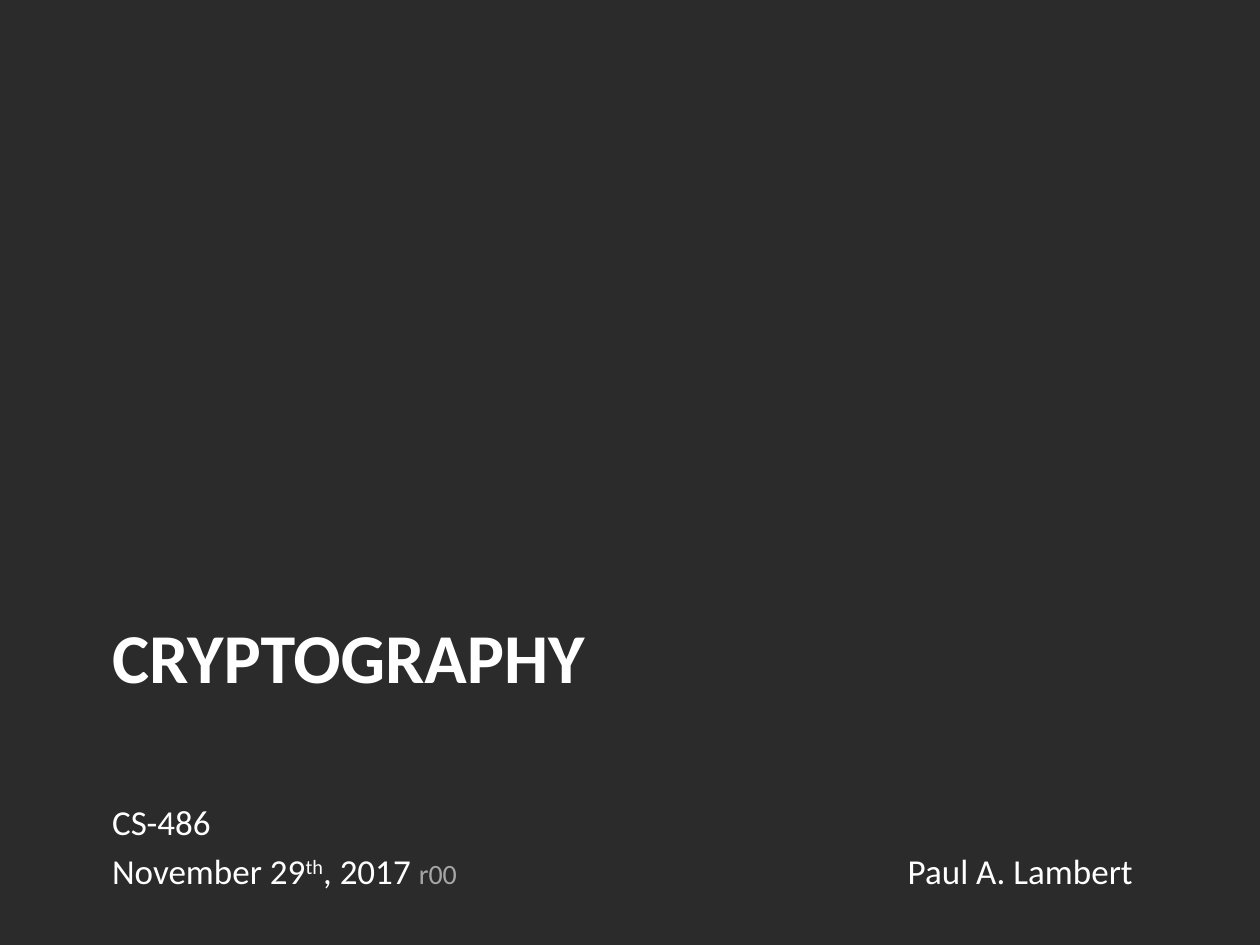
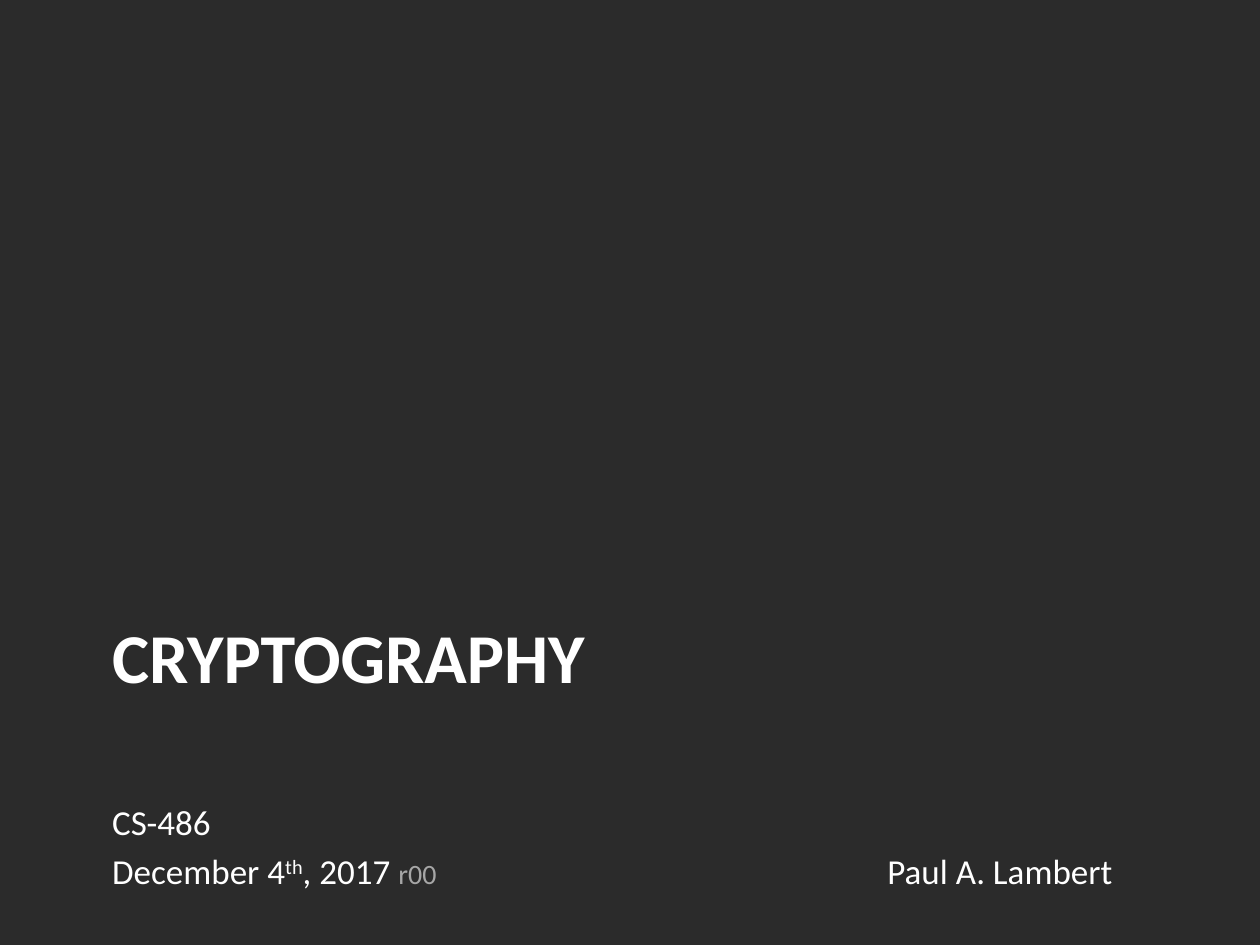
Before and after one commit to CryptoUSF/Course-Material, a slide deck: slide 1 of class presentations/CS-486 20171129 r00.pptx. Drawn at 1260x945 pixels with LibreOffice and Linux fonts; fonts in the diff are those of the drawing; background and template pictures are left out; a plain dark background stands for a picture behind light text. Boxes give left, top, right and bottom in pixels: in the first picture for what was removed or moved away, otherwise in the second. Text is boxed around its words. In the diff, an @@ line names an element or a change of style, - is before the commit and + after.

Commit message:
1/4/2017

```diff
--- a/class presentations/CS-486 20171129 r00.pptx
+++ b/class presentations/CS-486 20171129 r00.pptx
@@ text at bbox=[112, 859, 1112, 885]: text changed @@
-November 29th, 2017 r00 Paul A. Lambert
+December 4th, 2017 r00 Paul A. Lambert
```
Also in this commit, not shown: 1 other slide changed.
